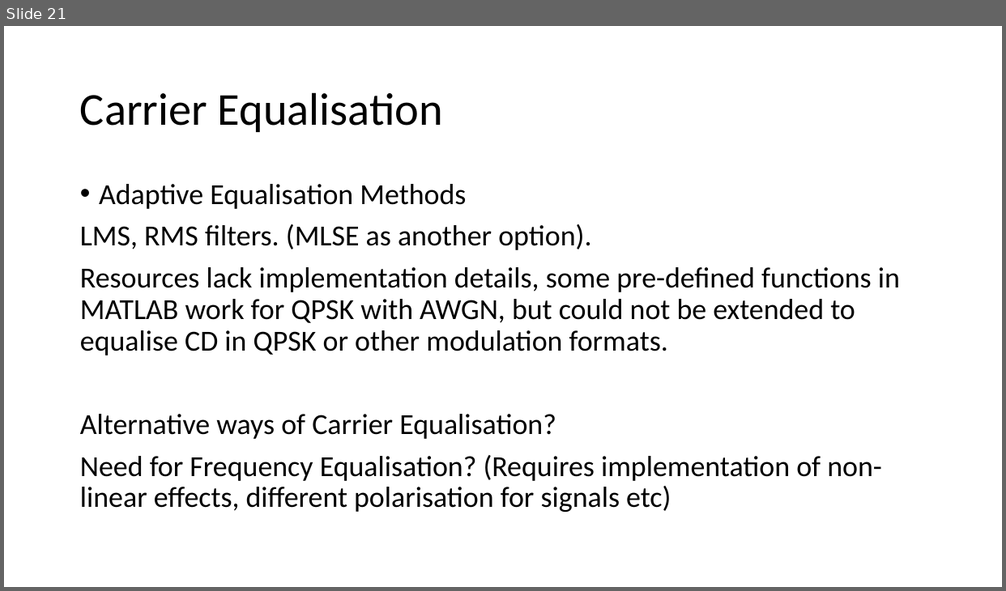
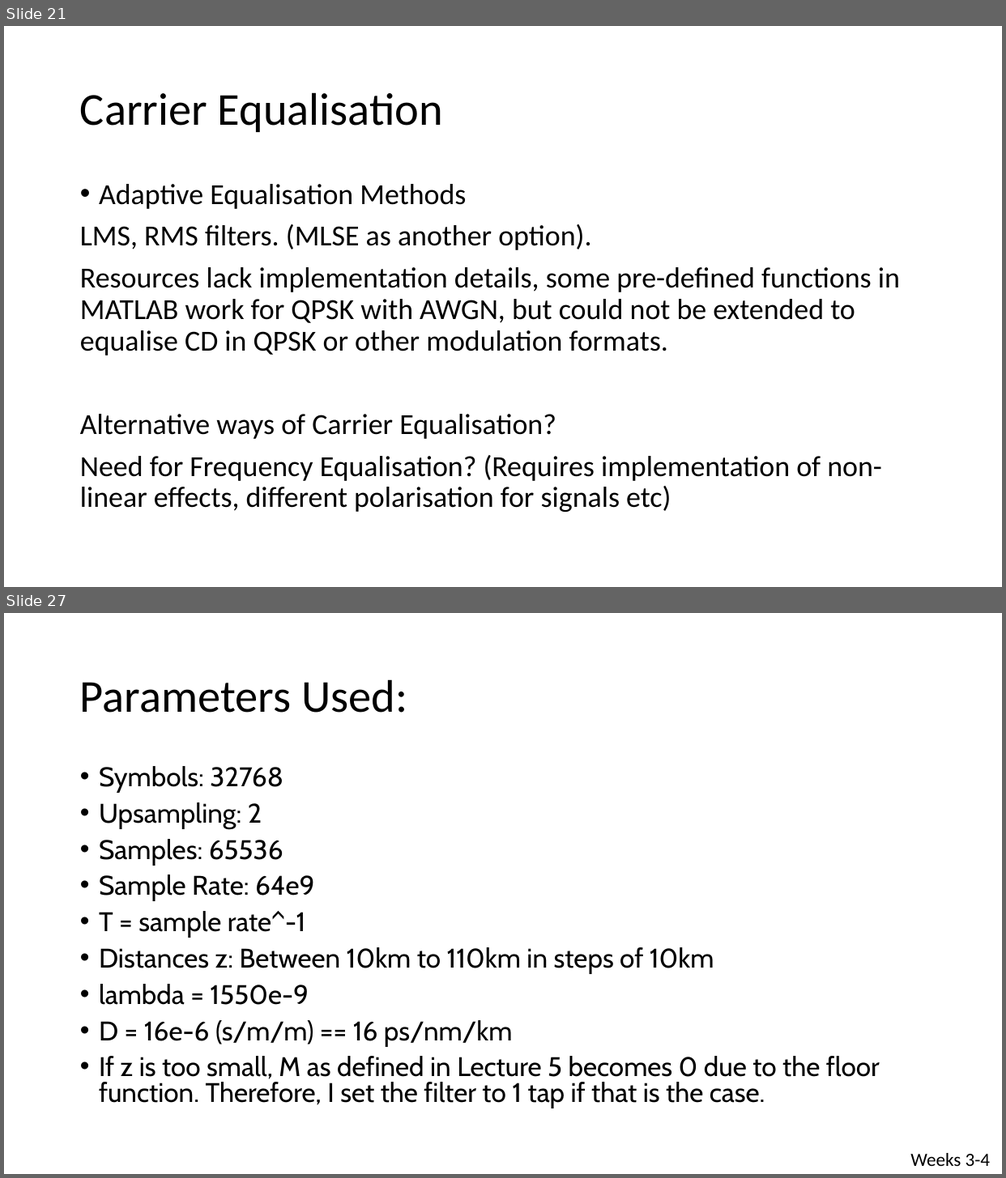
Before and after one commit to Emc54/CoherentTransceivers, a slide deck: Master's meetings presentation.pptx. Shown one above the other, each under a label of ours: slide 21 before the commit, slides 21 and 27 after it; the slides between them are not shown. The pictures are 1006x591 and 1006x1178 pixels, drawn with LibreOffice and Linux fonts; fonts in the diff are those of the drawing. Boxes give left, top, right and bottom in pixels: in the first picture for what was removed or moved away, otherwise in the second. Text is boxed around its words. In the diff, an @@ line names an element or a change of style, - is before the commit and + after.

Commit message:
Introducing Adaptive Equalisation, experimenting with CD filtering

```diff
--- a/Master's meetings presentation.pptx
+++ b/Master's meetings presentation.pptx
@@ slide 27 added at <box>4,613,1002,1174</box>, background #FFFFFF @@
@@ title added at <box>80,679,407,713</box>, 44 pt, text #000000 @@
+Parameters Used:
@@ text added at <box>99,766,880,1109</box>, 25.9 pt, text #000000 @@
+• Symbols: 32768
+• Upsampling: 2
+• Samples: 65536
+• Sample Rate: 64e9
+• T = sample rate^-1
+• Distances z: Between 10km to 110km in steps of 10km
+• lambda = 1550e-9
+• D = 16e-6 (s/m/m) == 16 ps/nm/km
+• If z is too small, M as defined in Lecture 5 becomes 0 due to the floor function. Therefore, I set the filter to 1 tap if that is the case.
@@ text added at <box>910,1153,990,1166</box>, 18 pt, text #000000 @@
+Weeks 3-4
```
Also in this commit, not shown: 7 other slides added, 6 other files.
